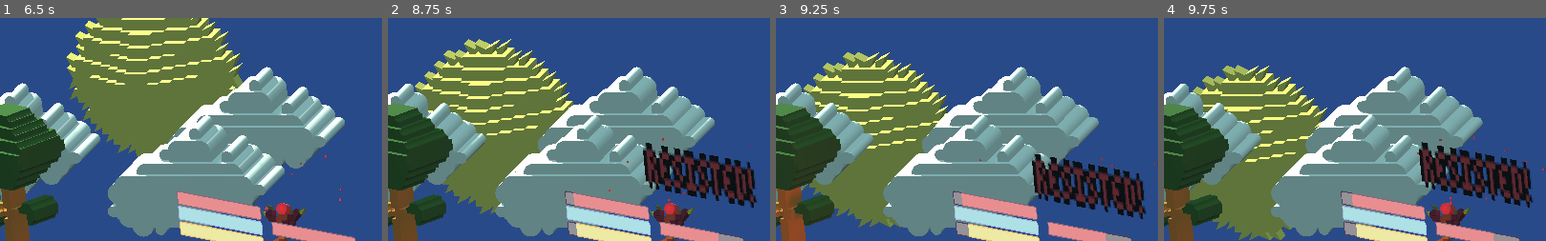
Above: before the commit, frames 1-4 (left to right).
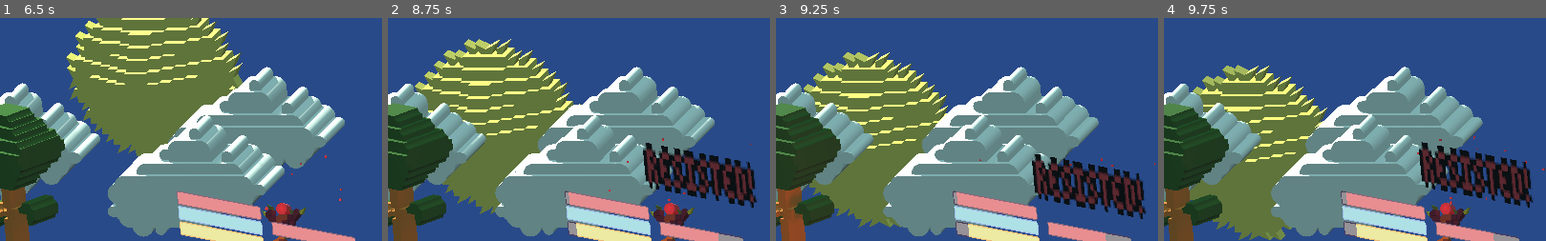
Above: after the commit, the same moments.

Repository: matt-cles/item-assistant
Game: Godot game, scene res://scenes/Main.tscn
The game is run twice, just before and just after one commit, with the same random seed, the same clock (stepped at 60 frames per second) and the same inputs.
Inputs (mouse positions are % of the whole screen's width and height, from its top left):
- Up to frame 1 (6.5 s): click "Start Game" at 0.5 s; tap Enter (ui_accept) at 1.25, 1.52, 2.27, 3.77, 4.52, 5.27 s; move the mouse to (72, 45) at 1.27 s; hold Right (ui_right) 1.28-2.03 s; move the mouse to (30, 55) at 2.02 s; hold Left (ui_left) 2.03-2.78 s; move the mouse to (60, 28) at 2.77 s; hold Right (ui_right) 2.78-4.28 s; move the mouse to (45, 70) at 3.52 s; move the mouse to (80, 65) at 4.27 s; hold Left (ui_left) from 4.28 s (still down); move the mouse to (20, 35) at 5.02 s; move the mouse to (55, 50) at 5.77 s
- Up to frame 2 (8.75 s): move the mouse to (35, 25) at 6.52 s; release Left (ui_left) at 6.53 s; hold Right (ui_right) from 6.53 s (still down); tap Enter (ui_accept) at 6.77, 7.52, 8.27 s; move the mouse to (72, 45) at 7.27 s; move the mouse to (30, 55) at 8.02 s
- Up to frame 3 (9.25 s): move the mouse to (60, 28) at 8.77 s; release Right (ui_right) at 8.78 s; hold Left (ui_left) from 8.78 s (still down)
- Up to frame 4 (9.75 s): keep holding Left (ui_left); move the mouse to (45, 70) at 9.52 s
The pictures show only the part of the screen within x 0-50%, y 0-50%; the shares and areas given below are measured in that part.

Frame 1 is identical in both runs. In frame 2, less than 0.1% of the frame differs, in the area x 47-49%, y 77-85%; in frame 3, less than 0.1%; in frame 4, less than 0.1%, in the area x 47-50%, y 77-85%.

Commit message:
balance enemy attacks by level, not by item damage

Diff:
--- a/scripts/Enemy.gd
+++ b/scripts/Enemy.gd
@@ -15,6 +15,7 @@
 var hero_dead = false
 var move_speed = 2
 var level = 1.0
+var damage = 0.0
 var damage_ratio:float
 var health:float
 var weapon:Item
@@ -88,7 +89,7 @@
 	$StatusBars/HealthBarSprite/Viewport/HealthBar.max_value = health
 	$StatusBars/HealthBarSprite/Viewport/HealthBar.value = health
 	$StatusBars/HealthBarSprite.visible = true
-	damage_ratio = level
+	damage = 10 * settings.difficulty_increment * level
 	translation = Vector3.ZERO
 	$AnimationPlayer.play("walk")
 
@@ -118,7 +119,6 @@
 	if not moving and not dead and not hero_dead:
 		$AnimationPlayer.play("attack")
 		yield($AnimationPlayer, "animation_finished")
-		var damage = weapon.damage * settings.difficulty_increment * damage_ratio
 		events.emit_signal("damage_hero", damage)
 		events.emit_signal("hero_turn")
 
